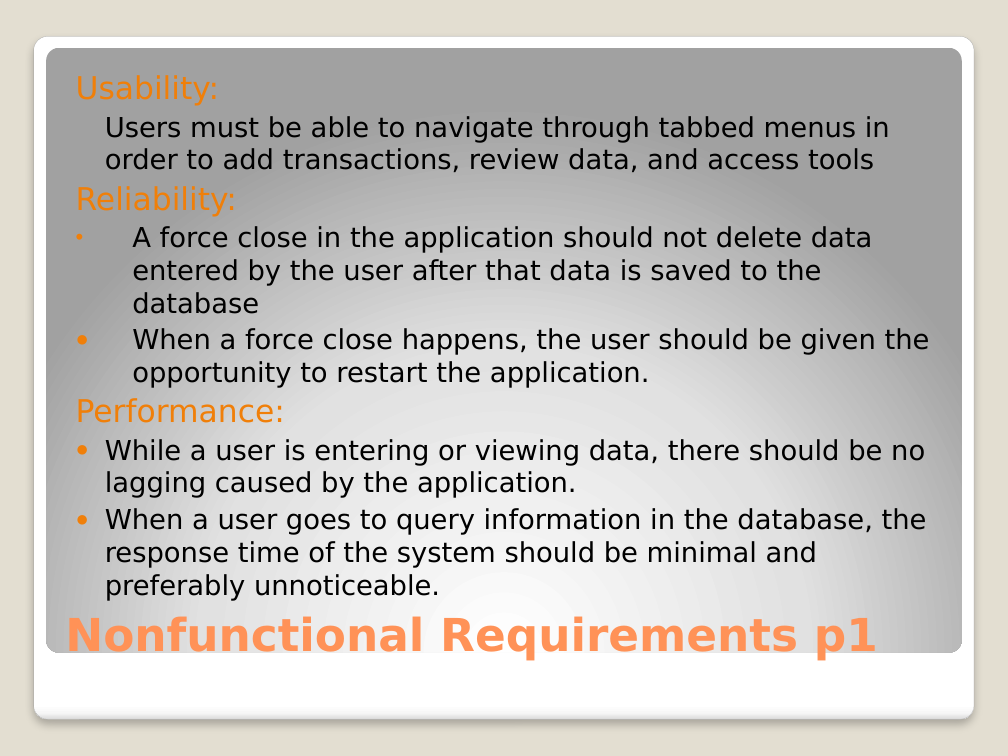
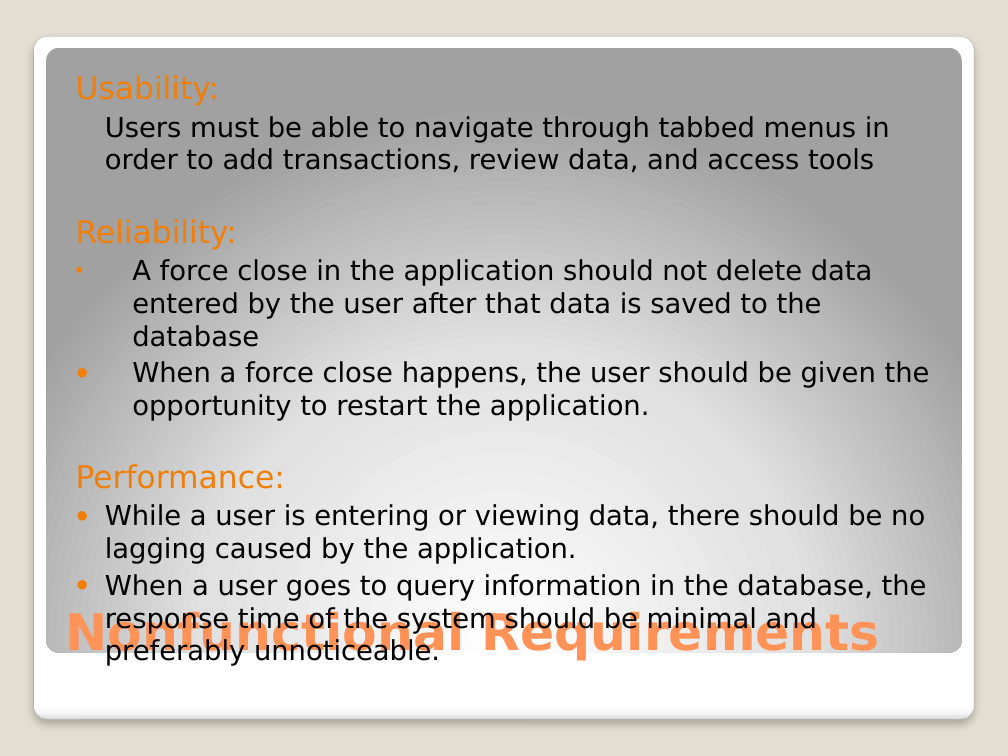
Before and after one commit to zero994/minttrack, a slide deck: slide 4 of Documentation/DevelopAnalysis/MintTrack.pptx. Drawn at 1008x756 pixels with LibreOffice and Linux fonts; fonts in the diff are those of the drawing. Boxes give left, top, right and bottom in pixels: in the first picture for what was removed or moved away, otherwise in the second. Text is boxed around its words. In the diff, an @@ line names an element or a change of style, - is before the commit and + after.

```diff
--- a/Documentation/DevelopAnalysis/MintTrack.pptx
+++ b/Documentation/DevelopAnalysis/MintTrack.pptx
@@ text "Usability:" rewrapped from [76, 75, 930, 601] to [76, 75, 930, 666] @@
@@ title at [65, 608, 880, 661]: text changed; size 32.4 to 36 pt @@
-Nonfunctional Requirements p1
+Nonfunctional Requirements
```
Also in this commit, not shown: 3 other slides changed.
